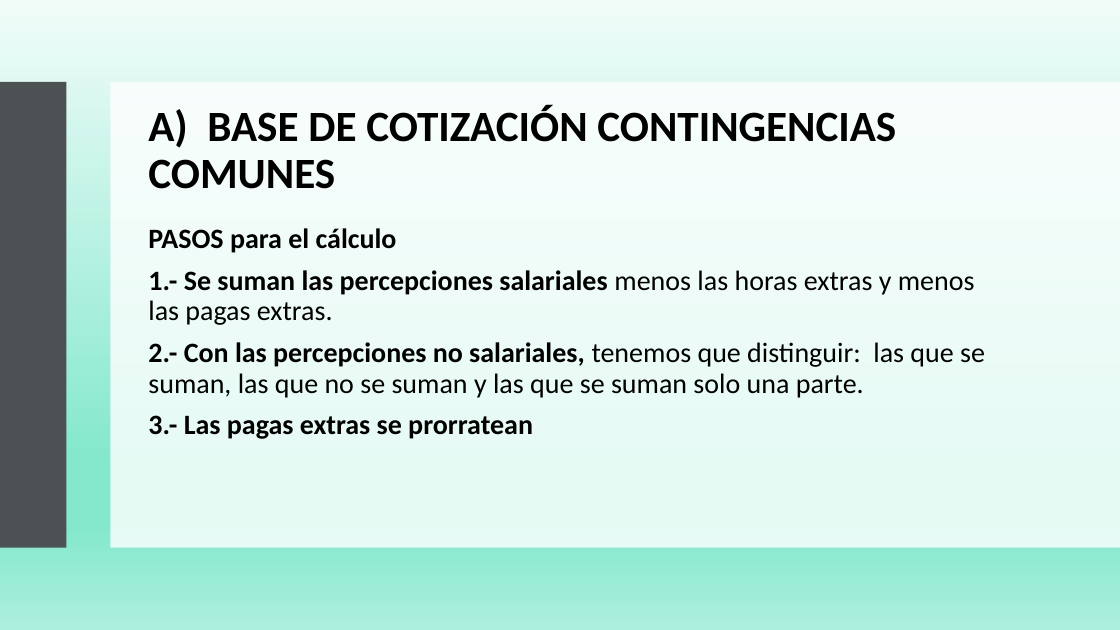
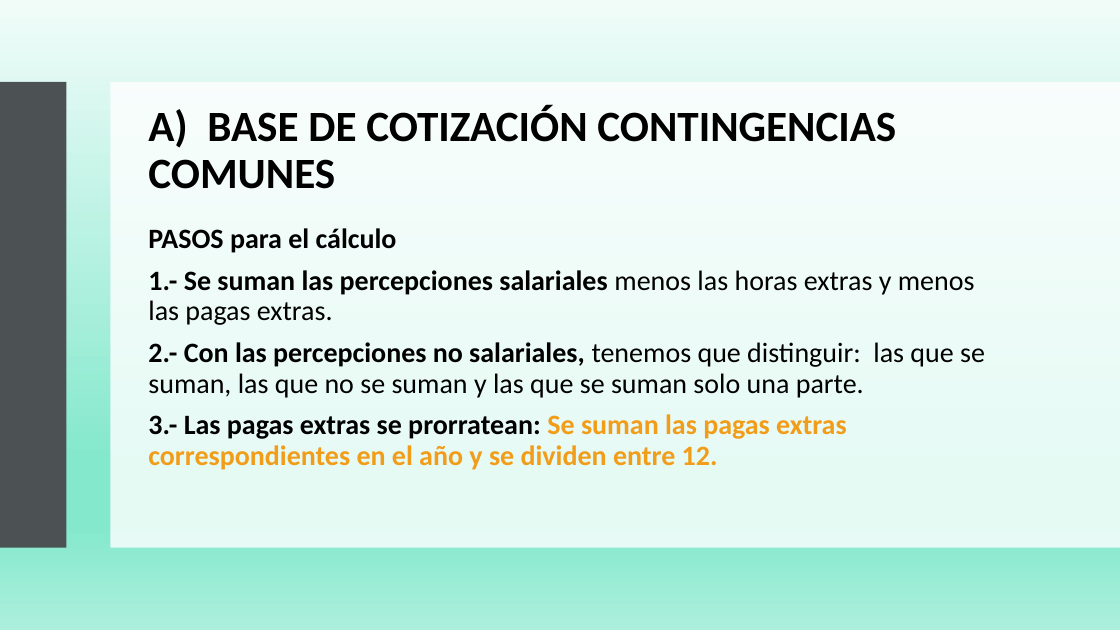
Before and after one commit to DiMaPaGa/daw1, a slide deck: slide 7 of PROGRAMACION/FOL/Tema 4 La nómina 2023.pptx. Drawn at 1120x630 pixels with LibreOffice and Linux fonts; fonts in the diff are those of the drawing. Boxes give left, top, right and bottom in pixels: in the first picture for what was removed or moved away, otherwise in the second. Text is boxed around its words. In the diff, an @@ line names an element or a change of style, - is before the commit and + after.

```diff
--- a/PROGRAMACION/FOL/Tema 4 La nómina 2023.pptx
+++ b/PROGRAMACION/FOL/Tema 4 La nómina 2023.pptx
@@ text at (148, 414, 847, 470): text changed; text colour #000000 to #F19D19 @@
-3.- Las pagas extras se prorratean
+3.- Las pagas extras se prorratean: Se suman las pagas extras correspondientes en el año y se dividen entre 12.
```
Also in this commit, not shown: 5 other slides changed, 2 slides added, 30 other files.
